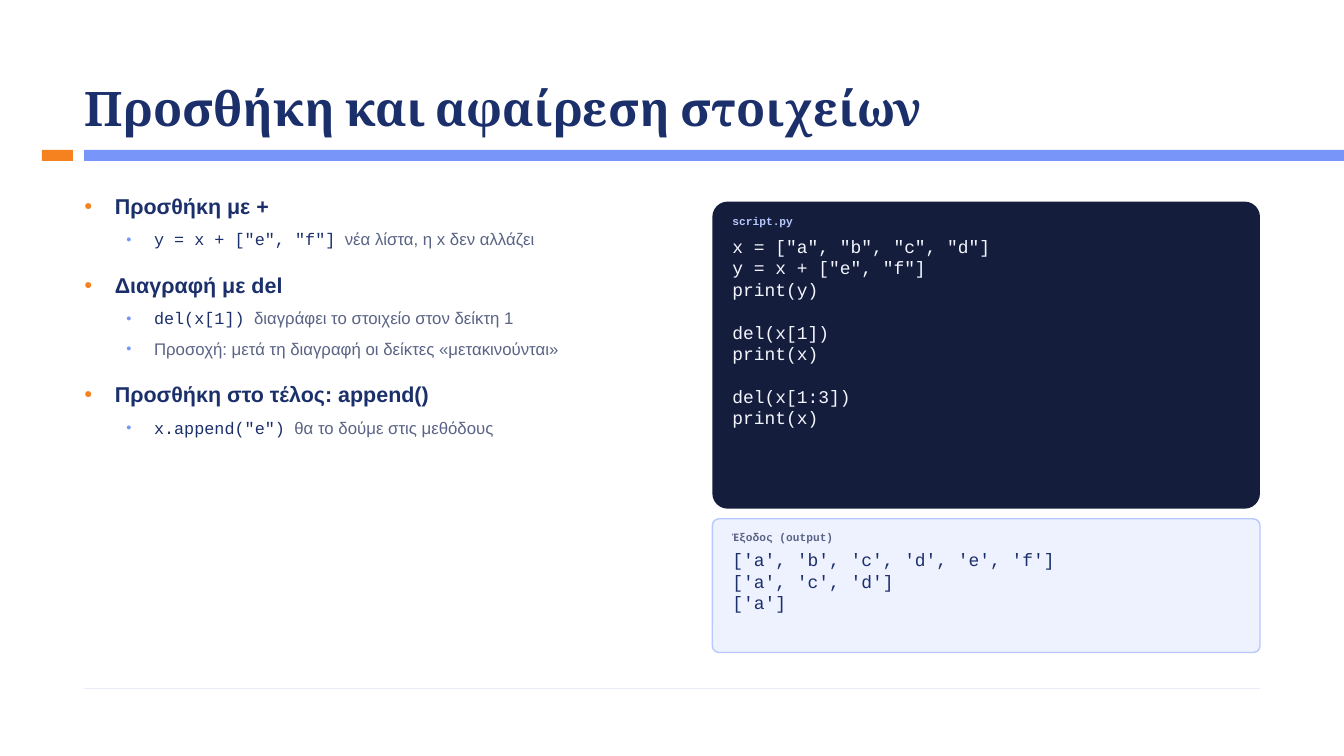
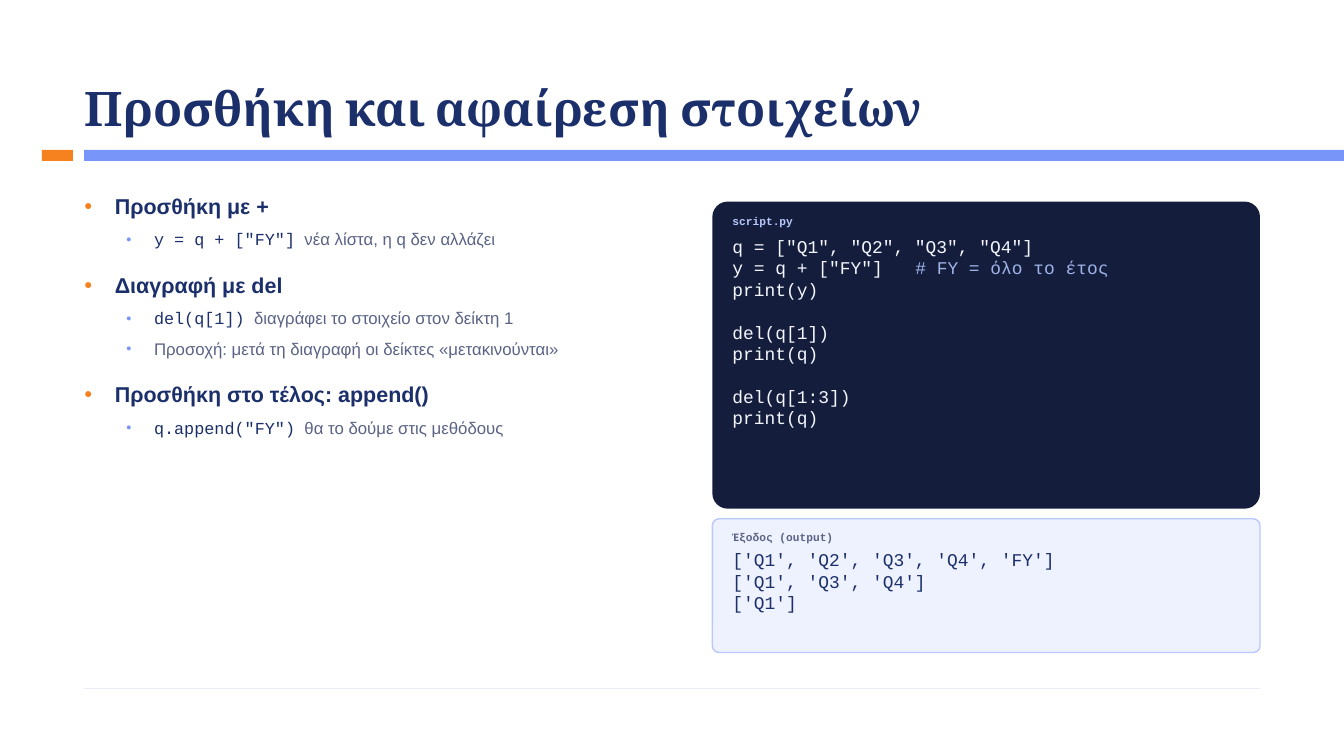
Before and after one commit to kalampokis/kalampokis.github.io, a slide deck: slide 32 of bap/Week3/BAP_Week3_Python_Basics.pptx. Drawn at 1344x756 pixels with LibreOffice and Linux fonts; fonts in the diff are those of the drawing. Boxes give left, top, right and bottom in pixels: in the first picture for what was removed or moved away, otherwise in the second. Text is boxed around its words. In the diff, an @@ line names an element or a change of style, - is before the commit and + after.

```diff
--- a/bap/Week3/BAP_Week3_Python_Basics.pptx
+++ b/bap/Week3/BAP_Week3_Python_Basics.pptx
@@ text at bbox=[154, 232, 496, 249]: text changed @@
-  ● y = x + ["e", "f"] νέα λίστα, η x δεν αλλάζει
+  ● y = q + ["FY"] νέα λίστα, η q δεν αλλάζει
@@ text at bbox=[732, 240, 1109, 278]: text changed @@
-x = ["a", "b", "c", "d"]
-y = x + ["e", "f"]
+q = ["Q1", "Q2", "Q3", "Q4"]
+y = q + ["FY"] # FY = όλο το έτος
@@ text at bbox=[154, 311, 513, 328]: text changed @@
-  ● del(x[1]) διαγράφει το στοιχείο στον δείκτη 1
+  ● del(q[1]) διαγράφει το στοιχείο στον δείκτη 1
@@ text at bbox=[732, 326, 850, 428]: text changed @@
-del(x[1])
-print(x)
-del(x[1:3])
-print(x)
+del(q[1])
+print(q)
+del(q[1:3])
+print(q)
@@ text at bbox=[154, 421, 504, 438]: text changed @@
-  ● x.append("e") θα το δούμε στις μεθόδους
+  ● q.append("FY") θα το δούμε στις μεθόδους
@@ text at bbox=[732, 554, 1055, 613]: text changed @@
-['a', 'b', 'c', 'd', 'e', 'f']
-['a', 'c', 'd']
-['a']
+['Q1', 'Q2', 'Q3', 'Q4', 'FY']
+['Q1', 'Q3', 'Q4']
+['Q1']
```
Also in this commit, not shown: 25 other slides changed, 1 slide added, 1 slide removed, 1 other file.
